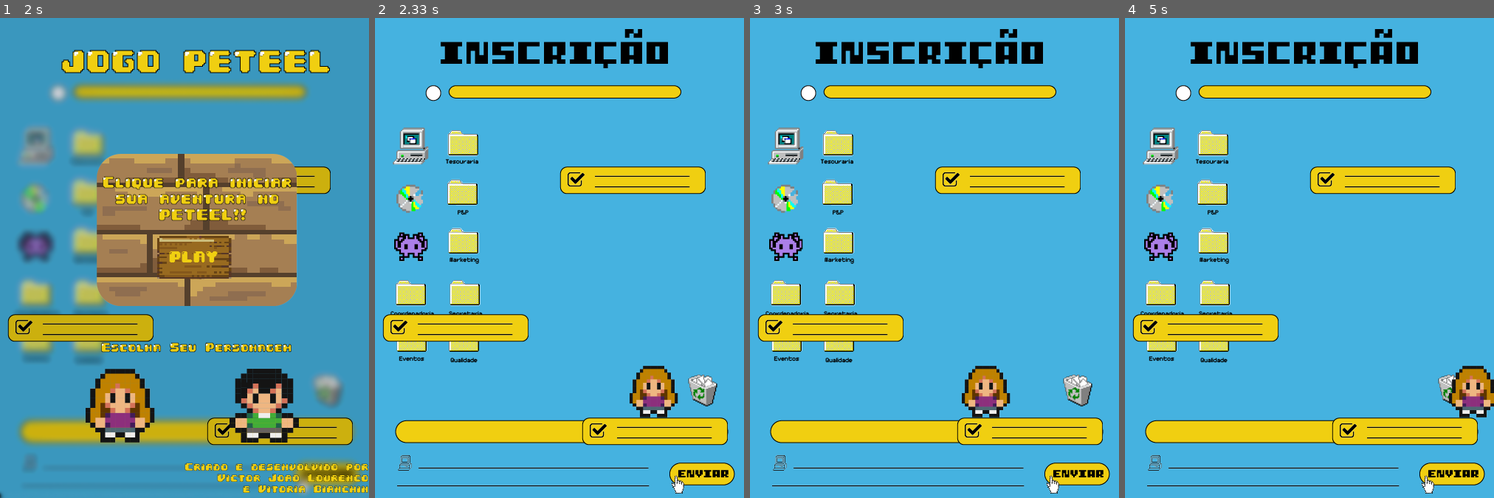
Above: before the commit, frames 1-4 (left to right).
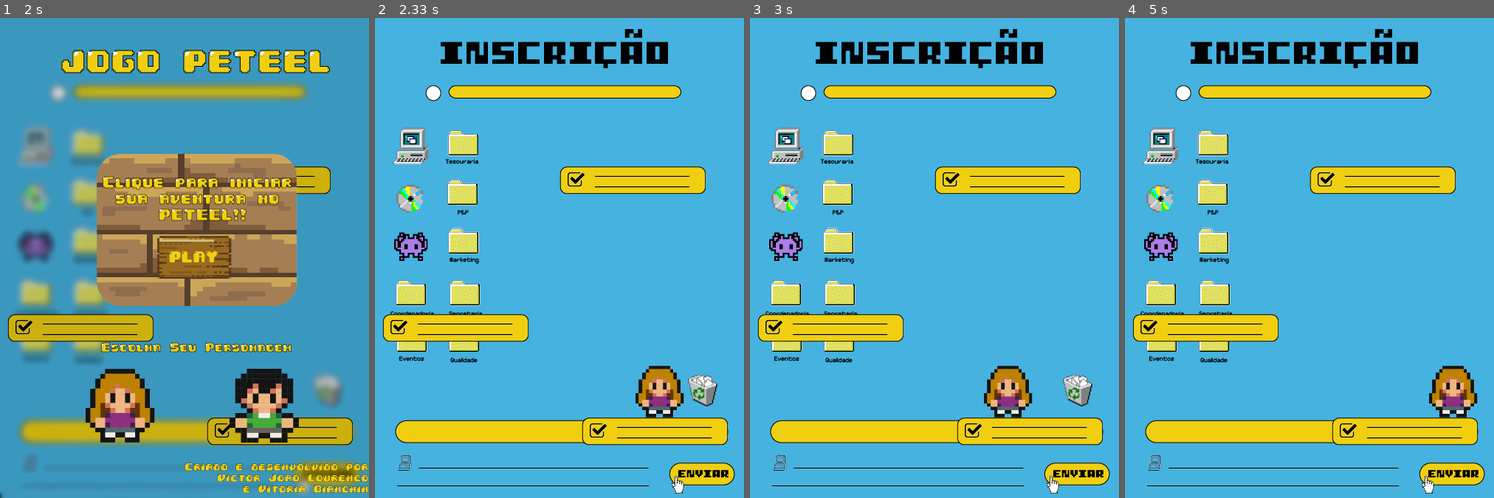
Above: after the commit, the same moments.

Repository: Victor-J-L/JOGO-PETEEL
Game: pygame game, started from primeirafaseteste.py
Same seed, same stepped clock (60 frames per second), same inputs: the game is played once before the commit and once after it.
Inputs (mouse positions are in pixels of both pictures, inside the frame that each line leads up to):
- Up to frame 1 (2 s): hold Right 0.33-0.8 s; hold Left 1.33-1.87 s; click (195, 258) at 1.95 s
- Up to frame 2 (2.33 s): hold Left from 2.23 s (still down); move the mouse to (470, 262) at 2.27 s
- Up to frame 3 (3 s): release Left at 2.7 s; hold Right from 2.73 s (still down)
- Up to frame 4 (5 s): release Right at 3.37 s; hold Left 3.4-3.87 s; hold Right 3.9-4.37 s; hold Right 4.4-4.87 s; hold Left from 4.9 s (still down)

Frame 1 is identical in both runs. In frame 2, 1.0% of the frame differs, in the area x 69-84%, y 72-84%; in frame 3, 1.6%, in the area x 57-77%, y 72-84%; in frame 4, 1.6%.

Commit message:
MANO se resolveu sozinho o negócio

Diff:
--- a/primeirafaseteste.py
+++ b/primeirafaseteste.py
@@ -208,13 +208,13 @@
                 personagem.pos = vec(400,530)
 
        #Código Movimento do personagem
-        personagem.acc = vec(0, 0.5)
+        personagem.acc = vec(0, 0.8)
         keys = pygame.key.get_pressed()
         if keys[pygame.K_LEFT]:
-            personagem.acc.x = -0.8
+            personagem.acc.x = -0.5
 
         if keys[pygame.K_RIGHT]:
-            personagem.acc.x = 0.8
+            personagem.acc.x = 0.5
 
         personagem.acc.x += personagem.vel.x * (-0.12)
         personagem.vel += personagem.acc
Binary file added: Imagens/Primeira Fase/Ativo 1.png
